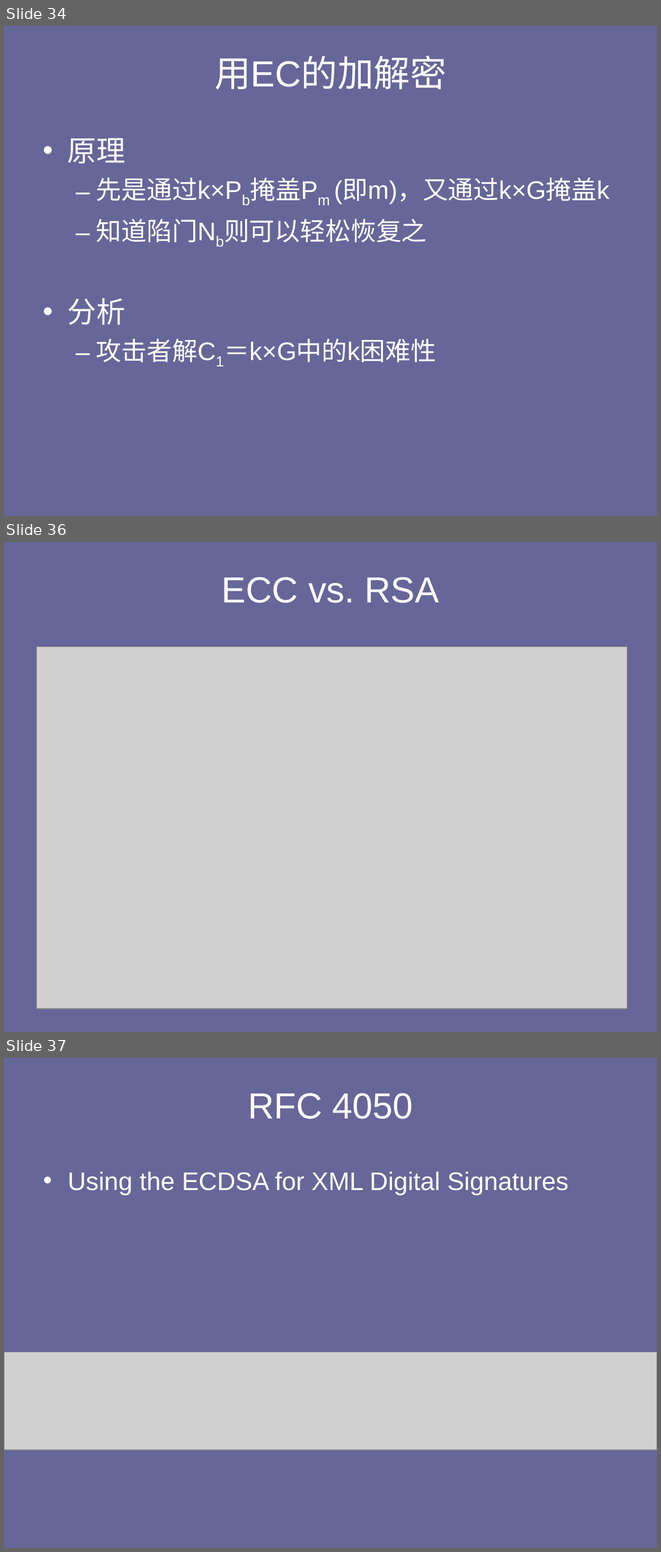
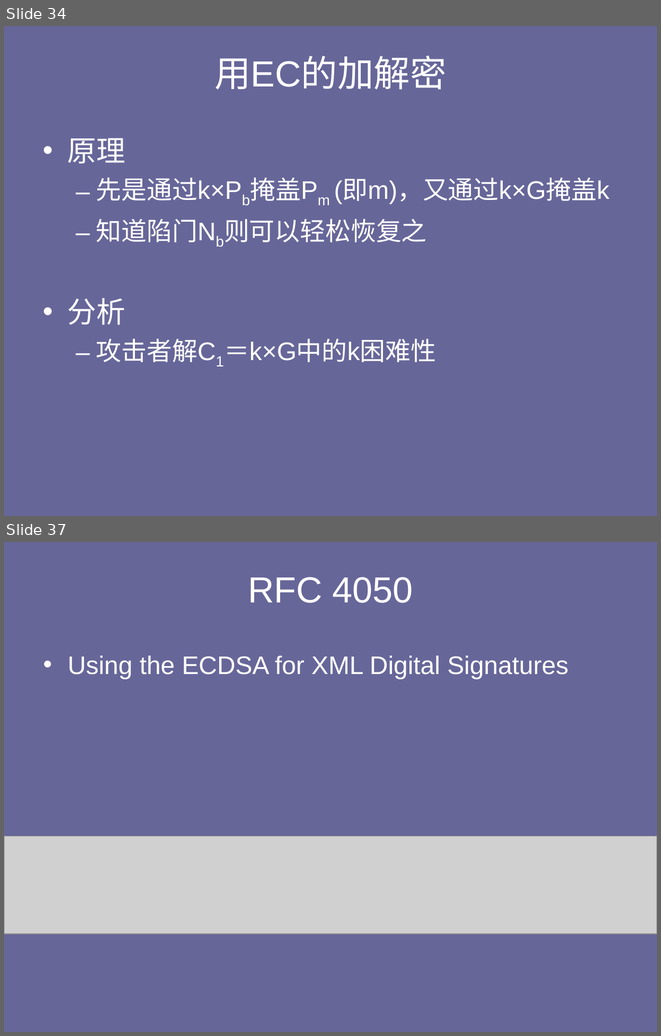
Before and after one commit to weiyinfu/cryptography, a slide deck: 第10章-密钥管理及其他公钥体制+姚.ppt. Shown one above the other, each under a label of ours: slides 34, 36 and 37 before the commit, slides 34 and 37 after it; the slides between them are not shown. The pictures are 661x1552 and 661x1036 pixels, drawn with LibreOffice and Linux fonts; fonts in the diff are those of the drawing; grey boxes stand for pictures; background and template pictures are left out. Boxes give left, top, right and bottom in pixels: in the first picture for what was removed or moved away, otherwise in the second. Text is boxed around its words. In the diff, an @@ line names an element or a change of style, - is before the commit and + after.

```diff
--- a/第10章-密钥管理及其他公钥体制+姚.ppt
+++ b/第10章-密钥管理及其他公钥体制+姚.ppt
@@ slide 36 removed at [4, 542, 657, 1032], background #666699; not listed: 1 template element that a slide beside it also shows @@
@@ title removed at [222, 577, 439, 603] @@
-ECC vs. RSA
@@ picture removed at [37, 646, 627, 1008] @@
```
Also in this commit, not shown: 2 slides changed, 1 slide added, 2 other files.
